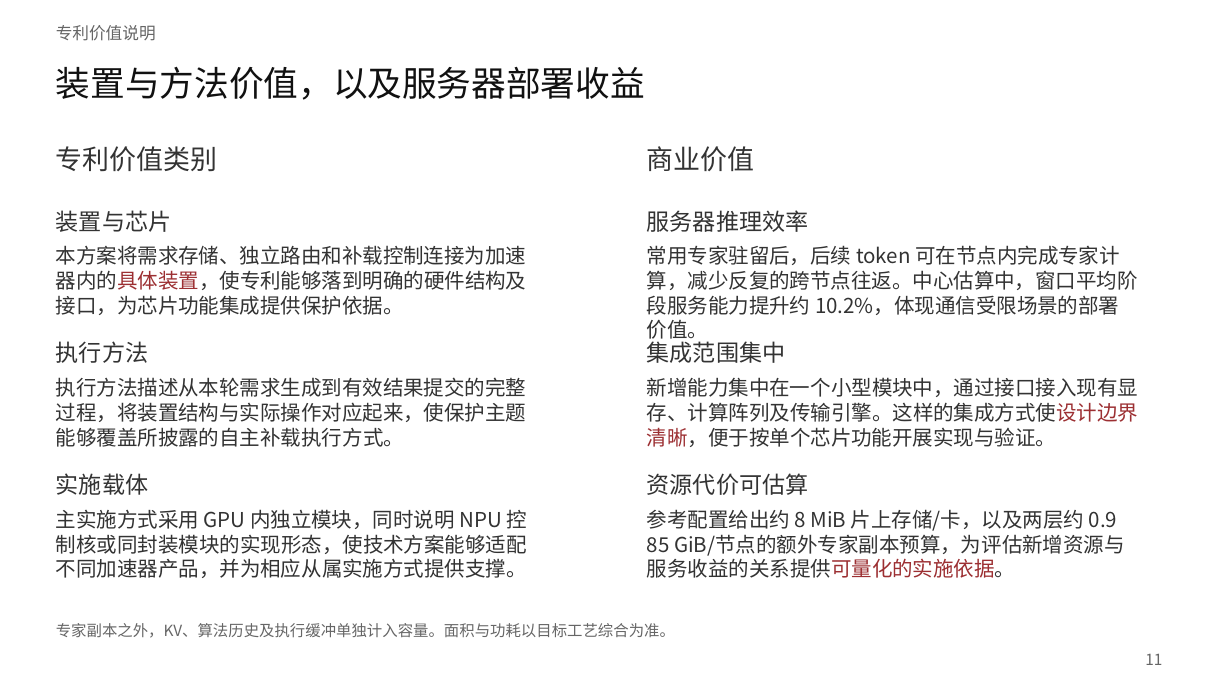
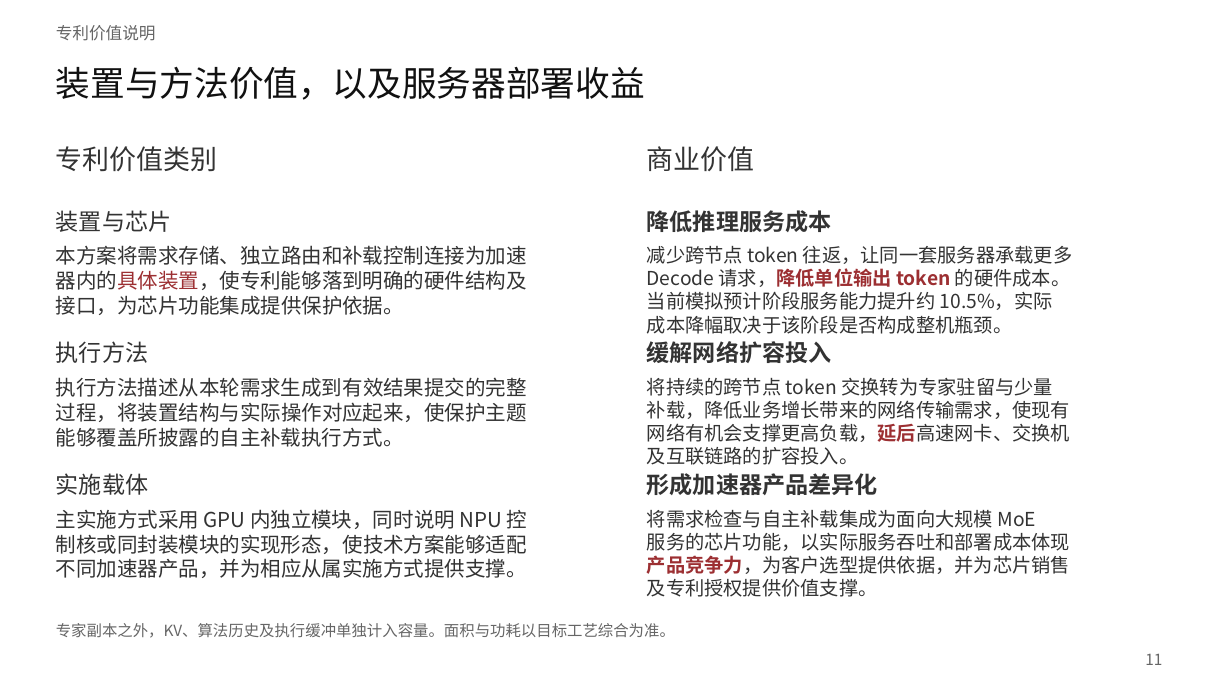
Before and after one commit to Frandium/kv_cache, a slide deck: slide 11 of main_swapmoe/patents/ppt/MoE解码专家驻留与自主补载.pptx. Drawn at 1232x693 pixels with LibreOffice and Linux fonts; fonts in the diff are those of the drawing. Boxes give left, top, right and bottom in pixels: in the first picture for what was removed or moved away, otherwise in the second. Text is boxed around its words. In the diff, an @@ line names an element or a change of style, - is before the commit and + after.

```diff
--- a/main_swapmoe/patents/ppt/MoE解码专家驻留与自主补载.pptx
+++ b/main_swapmoe/patents/ppt/MoE解码专家驻留与自主补载.pptx
@@ text at (x1=647, y1=210, x2=832, y2=232): text changed; font Noto Sans CJK SC to Noto Sans CJK JP; bold on @@
-服务器推理效率
+降低推理服务成本
@@ text at (x1=647, y1=246, x2=1072, y2=334): text changed; size 16 to 15 pt; font Noto Sans CJK SC to Noto Sans CJK JP @@
-常用专家驻留后，后续 token 可在节点内完成专家计
-算，减少反复的跨节点往返。中心估算中，窗口平均阶
-段服务能力提升约 10.2%，体现通信受限场景的部署
-价值。
+减少跨节点 token 往返，让同一套服务器承载更多
+Decode 请求，降低单位输出 token 的硬件成本。
+当前模拟预计阶段服务能力提升约 10.5%，实际
+成本降幅取决于该阶段是否构成整机瓶颈。
@@ text at (x1=647, y1=341, x2=832, y2=363): text changed; font Noto Sans CJK SC to Noto Sans CJK JP; bold on @@
-集成范围集中
+缓解网络扩容投入
@@ text at (x1=647, y1=378, x2=1070, y2=465): text changed; size 16 to 15 pt; font Noto Sans CJK SC to Noto Sans CJK JP @@
-新增能力集中在一个小型模块中，通过接口接入现有显
-存、计算阵列及传输引擎。这样的集成方式使设计边界
-清晰，便于按单个芯片功能开展实现与验证。
+将持续的跨节点 token 交换转为专家驻留与少量
+补载，降低业务增长带来的网络传输需求，使现有
+网络有机会支撑更高负载，延后高速网卡、交换机
+及互联链路的扩容投入。
@@ text at (x1=647, y1=473, x2=878, y2=495): text changed; font Noto Sans CJK SC to Noto Sans CJK JP; bold on @@
-资源代价可估算
+形成加速器产品差异化
@@ text at (x1=647, y1=510, x2=1070, y2=597): text changed; size 16 to 15 pt; font Noto Sans CJK SC to Noto Sans CJK JP @@
-参考配置给出约 8 MiB 片上存储/卡，以及两层约 0.9
-85 GiB/节点的额外专家副本预算，为评估新增资源与
-服务收益的关系提供可量化的实施依据。
+将需求检查与自主补载集成为面向大规模 MoE
+服务的芯片功能，以实际服务吞吐和部署成本体现
+产品竞争力，为客户选型提供依据，并为芯片销售
+及专利授权提供价值支撑。
```
Also in this commit, not shown: 1 other slide changed, 1 other file.
